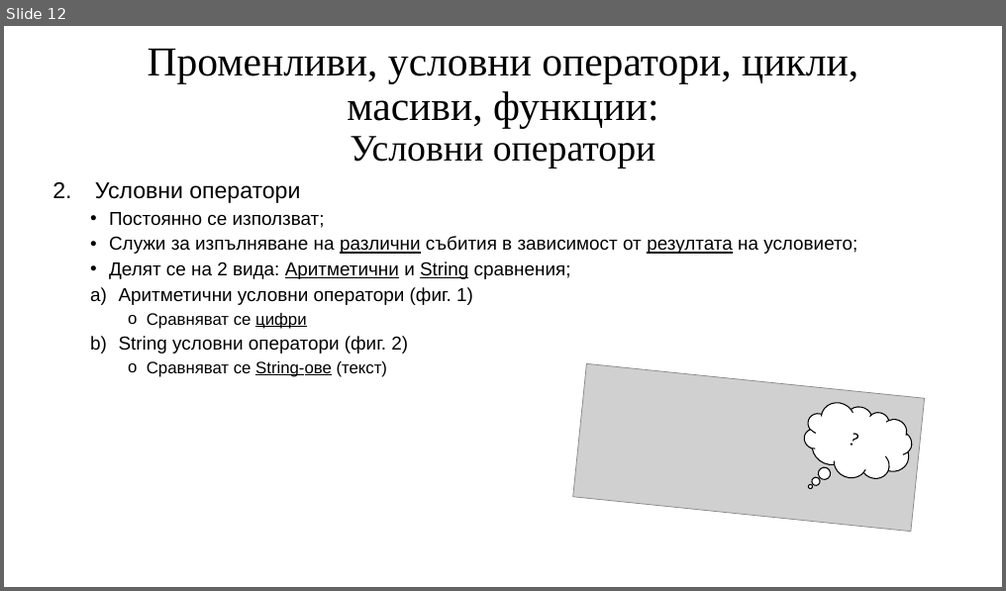
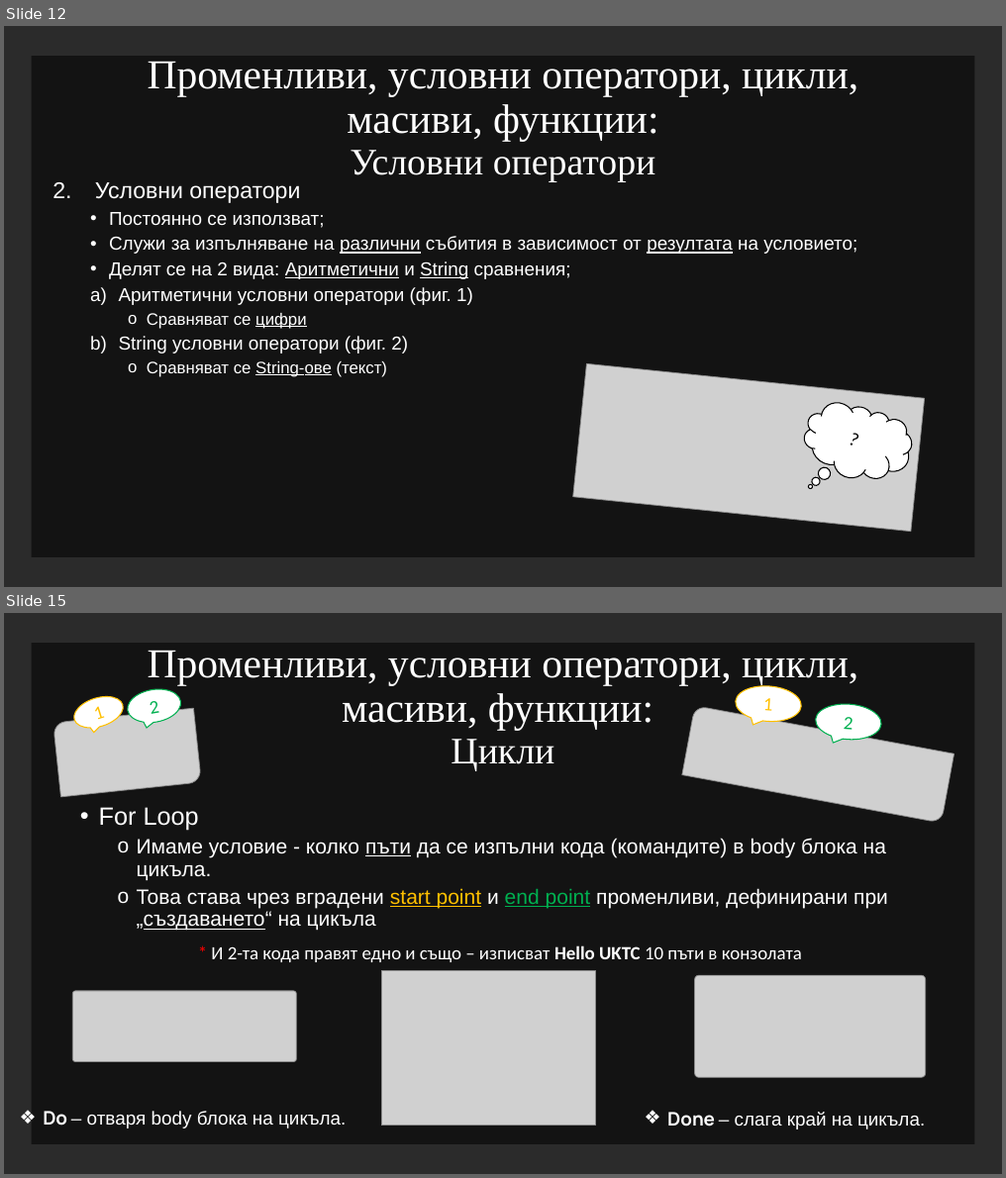
Before and after one commit to Rokyuto/School, a slide deck: Operating Systems/19205.pptx. Shown one above the other, each under a label of ours: slide 12 before the commit, slides 12 and 15 after it; the slides between them are not shown. The pictures are 1006x591 and 1006x1178 pixels, drawn with LibreOffice and Linux fonts; fonts in the diff are those of the drawing; grey boxes stand for pictures; background and template pictures are left out; a plain dark background stands for a picture behind light text. Boxes give left, top, right and bottom in pixels: in the first picture for what was removed or moved away, otherwise in the second. Text is boxed around its words. In the diff, an @@ line names an element or a change of style, - is before the commit and + after.

```diff
--- a/Operating Systems/19205.pptx
+++ b/Operating Systems/19205.pptx
@@ slide 15 added at (4, 613, 1002, 1174), background picture (left out) @@
@@ rectangle added at (31, 643, 974, 1145), fill #000000 at 55% opacity @@
@@ title added at (148, 650, 858, 771), 39.6 pt, text #FFFFFF @@
+Променливи, условни оператори, цикли, масиви, функции:
+Цикли
@@ speech bubble added at (70, 690, 128, 733), fill #FFFFFF, outline #FFC000 1 pt, 18 pt, text #FFC000 @@
+1
@@ speech bubble added at (125, 685, 184, 726), fill #FFFFFF, outline #00B050 1 pt, 18 pt, text #00B050 @@
+2
@@ speech bubble added at (735, 684, 803, 724), fill #FFFFFF, outline #FFC000 1 pt, 18 pt, text #FFC000 @@
+1
@@ picture added at (53, 708, 201, 797) @@
@@ picture added at (682, 706, 954, 823) @@
@@ speech bubble added at (814, 702, 882, 742), fill #FFFFFF, outline #00B050 1 pt, 18 pt, text #00B050 @@
+2
@@ text added at (99, 807, 888, 931), 20 pt, text #FFFFFF @@
+• For Loop
+  o Имаме условие - колко пъти да се изпълни кода (командите) в body блока на цикъла.
+  o Това става чрез вградени start point и end point променливи, дефинирани при „създаването“ на цикъла
@@ text added at (211, 946, 802, 962), 18 pt, text #FFFFFF @@
+* И 2-та кода правят едно и също – изписват Hello UKTC 10 пъти в конзолата
@@ picture added at (73, 991, 297, 1062) @@
@@ picture added at (381, 970, 595, 1126) @@
@@ picture added at (695, 975, 926, 1077) @@
@@ text added at (43, 1111, 346, 1129), 18 pt, text #FFFFFF @@
+❖ Do – отваря body блока на цикъла.
@@ text added at (667, 1112, 925, 1130), 18 pt, text #FFFFFF @@
+❖ Done – слага край на цикъла.
@@ slide 12 changed as well @@
@@ background #FFFFFF to picture (left out) @@
@@ rectangle added at (31, 56, 974, 558), fill #000000 at 55% opacity @@
@@ title "Променливи, условни оператори, цикли, масиви, ..." at (148, 61, 858, 182): text colour #000000 to #FFFFFF @@
@@ title "Променливи, условни оператори, цикли, масиви, ...": place and size @@
-title "Променливи, условни оператори, цикли, масиви, ..." at (148, 48, 858, 169)
+title "Променливи, условни оператори, цикли, масиви, ..." at (148, 61, 858, 182)
@@ text "Условни оператори" at (95, 182, 857, 377): text colour #000000 to #FFFFFF @@
```
Also in this commit, not shown: 15 other slides changed, 14 other slides added, 2 slides removed, 13 other files.
